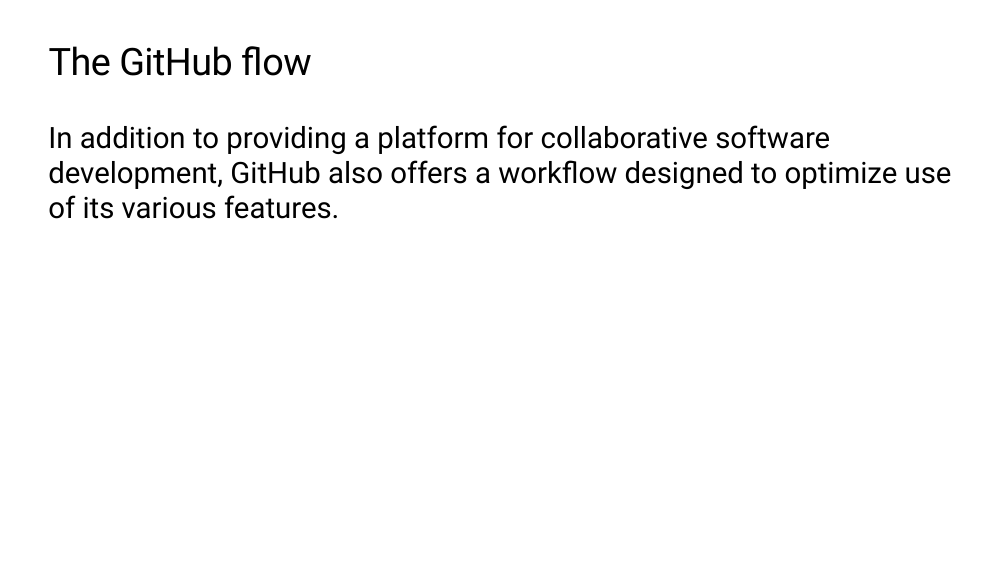
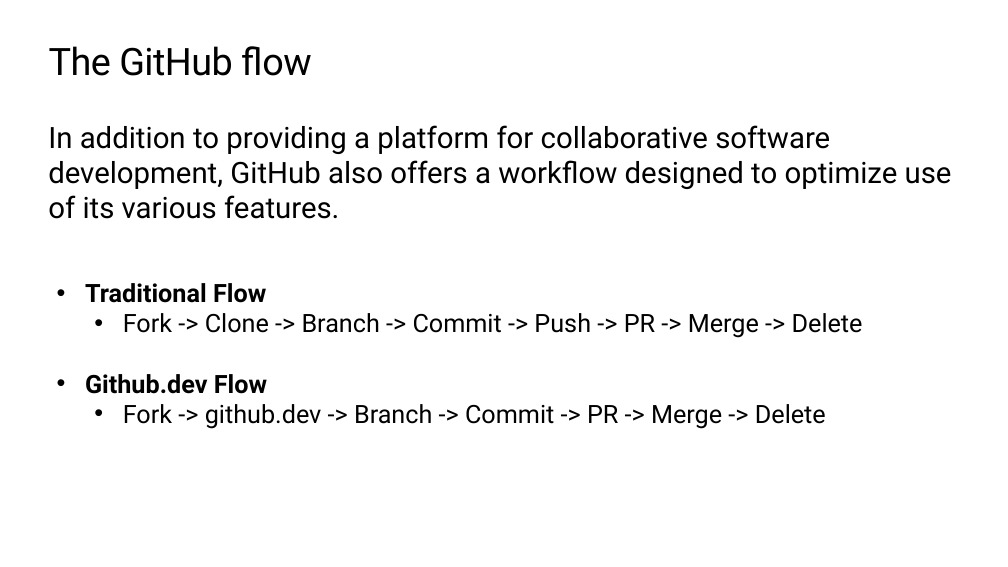
Before and after one commit to microsoft/workshop-library, a slide deck: slide 9 of short/intro-github-dev/slides.pptx. Drawn at 1008x567 pixels with LibreOffice and Linux fonts; fonts in the diff are those of the drawing; background and template pictures are left out. Boxes give left, top, right and bottom in pixels: in the first picture for what was removed or moved away, otherwise in the second. Text is boxed around its words. In the diff, an @@ line names an element or a change of style, - is before the commit and + after.

```diff
--- a/short/intro-github-dev/slides.pptx
+++ b/short/intro-github-dev/slides.pptx
@@ text added at box(85, 283, 863, 429), 24 pt, text #000000 @@
+• Traditional Flow
+  • Fork -> Clone -> Branch -> Commit -> Push -> PR -> Merge -> Delete
+• Github.dev Flow
+  • Fork -> github.dev -> Branch -> Commit -> PR -> Merge -> Delete
```
Also in this commit, not shown: 2 slides added.
